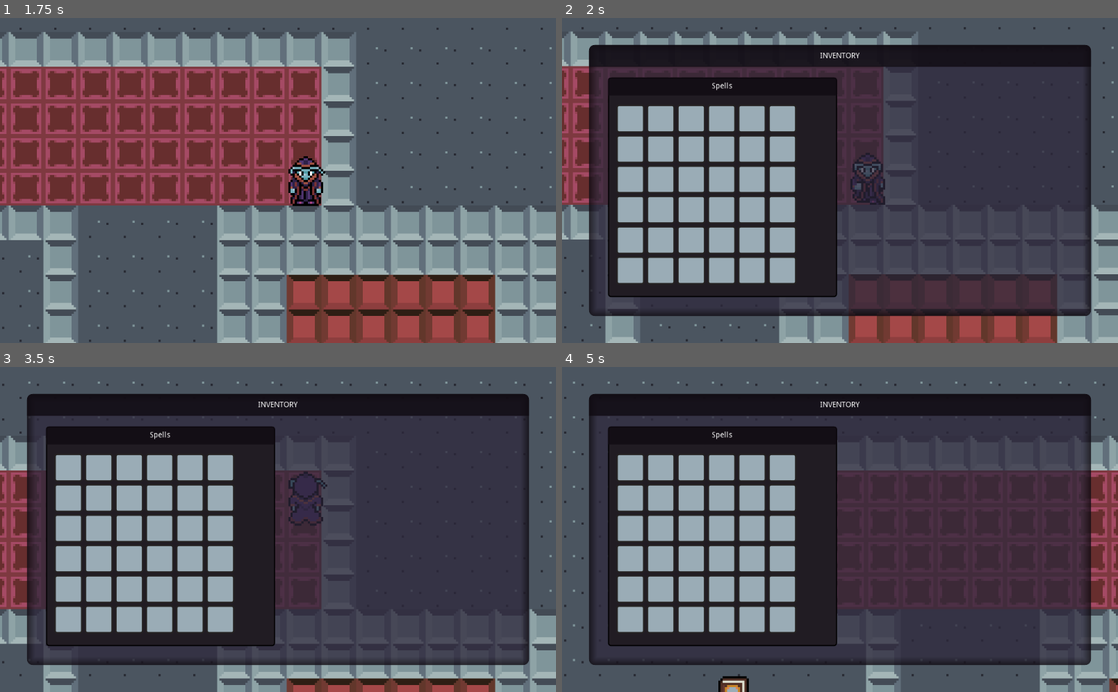
Above: before the commit, frames 1-4 (two rows, left to right).
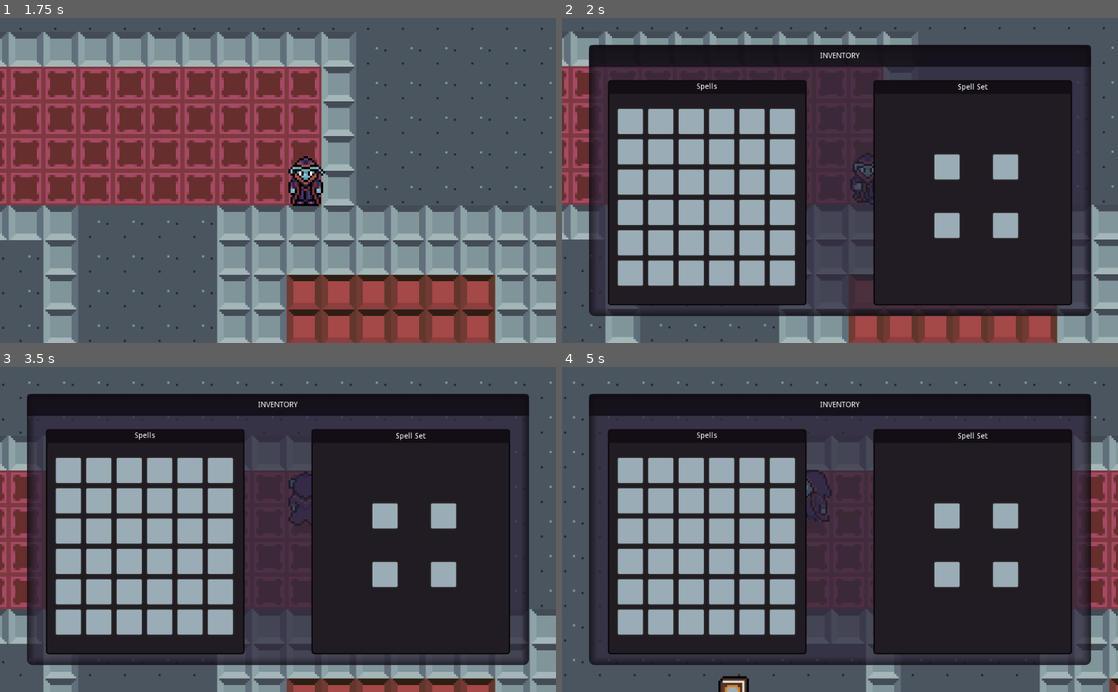
Above: after the commit, the same moments.

Repository: veech/cantation
Game: Godot game, scene res://Scenes/Levels/Example_Level_1.tscn
Same seed, same stepped clock (60 frames per second), same inputs: the game is played once before the commit and once after it.
Inputs (mouse positions are in pixels of both pictures, inside the frame that each line leads up to):
- Up to frame 1 (1.75 s): tap Enter (ui_accept) at 0.5, 1.52, 1.55 s; move the mouse to (400, 164) at 0.52 s; hold D (right) 0.53-1.28 s; hold Enter (ui_accept) 0.53-1.28 s; click (400, 164) at 0.67 s; move the mouse to (166, 196) at 1.27 s; hold S (down) from 1.28 s (still down); tap Up (Attack_A) at 1.35 s; click (166, 196) at 1.42 s
- Up to frame 2 (2 s): keep holding S (down); tap Enter (ui_accept) at 1.82 s
- Up to frame 3 (3.5 s): move the mouse to (333, 458) at 2.02 s; release S (down) at 2.03 s; hold D (right) 2.03-2.78 s; hold Enter (ui_accept) 2.03-2.78 s; click (333, 458) at 2.17 s; move the mouse to (250, 594) at 2.77 s; hold W (up) from 2.78 s (still down); tap Up (Attack_A) at 2.85 s; click (250, 594) at 2.92 s; tap Enter (ui_accept) at 3.02, 3.05, 3.32 s
- Up to frame 4 (5 s): move the mouse to (1006, 578) at 3.52 s; release W (up) at 3.53 s; hold Enter (ui_accept) 3.53-4.28 s; hold A (left) from 3.53 s (still down); click (1006, 578) at 3.67 s; move the mouse to (673, 480) at 4.27 s; tap Up (Attack_A) at 4.35 s; click (673, 480) at 4.42 s; tap Enter (ui_accept) at 4.52, 4.55, 4.82 s

Frame 1 is identical in both runs. In frame 2, 33% of the frame differs, in the area x 4-96%, y 8-89%; in frame 3, 33%; in frame 4, 33%.

Commit message:
added ability to click and move items in inventory

Diff:
--- a/Scenes/Inventory_UI.tscn
+++ b/Scenes/Inventory_UI.tscn
@@ -1,42 +1,16 @@
-[gd_scene load_steps=6 format=2]
-
+[gd_scene load_steps=11 format=2]
+
+[ext_resource path="res://Scripts/Tool_Tip.gd" type="Script" id=1]
 [ext_resource path="res://Scripts/Inventory.gd" type="Script" id=2]
-
-[sub_resource type="StyleBoxFlat" id=1]
-bg_color = Color( 0.176471, 0.152941, 0.231373, 0.733333 )
-border_width_left = 15
-border_width_top = 15
-border_width_right = 15
-border_width_bottom = 15
-border_color = Color( 0.0627451, 0.0431373, 0.0705882, 0.815686 )
-border_blend = true
-corner_radius_top_left = 10
-corner_radius_top_right = 10
-corner_radius_bottom_right = 10
-corner_radius_bottom_left = 10
-
-[sub_resource type="StyleBoxFlat" id=2]
-bg_color = Color( 0.0627451, 0.0431373, 0.0705882, 0.815686 )
-border_color = Color( 0, 0, 0, 1 )
-corner_radius_top_left = 10
-corner_radius_top_right = 10
-
-[sub_resource type="StyleBoxFlat" id=3]
-bg_color = Color( 0.133333, 0.113725, 0.141176, 1 )
-border_width_left = 2
-border_width_top = 2
-border_width_right = 2
-border_width_bottom = 2
-border_color = Color( 0, 0, 0, 1 )
-corner_radius_top_left = 5
-corner_radius_top_right = 5
-corner_radius_bottom_right = 5
-corner_radius_bottom_left = 5
-
-[sub_resource type="StyleBoxFlat" id=4]
-bg_color = Color( 0.0627451, 0.0431373, 0.0705882, 0.815686 )
-corner_radius_top_left = 5
-corner_radius_top_right = 5
+[ext_resource path="res://UI_Styles/Inventory_UI_Style.tres" type="StyleBox" id=3]
+[ext_resource path="res://UI_Styles/Box_Style.tres" type="StyleBox" id=4]
+[ext_resource path="res://UI_Styles/TopBar_StyleI.tres" type="StyleBox" id=5]
+[ext_resource path="res://Scripts/ItemSlot.gd" type="Script" id=6]
+[ext_resource path="res://Scripts/Spells_Set.gd" type="Script" id=7]
+[ext_resource path="res://UI_Styles/ToolTip_Textbox.tres" type="StyleBox" id=8]
+[ext_resource path="res://Assets/Text_Box_Alt.png" type="Texture" id=9]
+
+[sub_resource type="Theme" id=1]
 
 [node name="Inventory_UI" type="CanvasLayer"]
 layer = 0
@@ -48,21 +22,21 @@
 margin_top = 50.0
 margin_right = -50.0
 margin_bottom = -50.0
-custom_styles/panel = SubResource( 1 )
+custom_styles/panel = ExtResource( 3 )
 script = ExtResource( 2 )
 __meta__ = {
 "_edit_use_anchors_": false
 }
 
-[node name="TopBar" type="Panel" parent="Inventory"]
+[node name="Inventory_TopBar" type="Panel" parent="Inventory"]
 anchor_right = 1.0
 margin_bottom = 40.0
-custom_styles/panel = SubResource( 2 )
-__meta__ = {
-"_edit_use_anchors_": false
-}
-
-[node name="Label" type="Label" parent="Inventory/TopBar"]
+custom_styles/panel = ExtResource( 5 )
+__meta__ = {
+"_edit_use_anchors_": false
+}
+
+[node name="Label" type="Label" parent="Inventory/Inventory_TopBar"]
 anchor_right = 1.0
 anchor_bottom = 1.0
 custom_colors/font_color = Color( 1, 1, 1, 1 )
@@ -71,38 +45,164 @@
 valign = 1
 uppercase = true
 
-[node name="SlotsContainer" type="Panel" parent="Inventory"]
-anchor_top = 1.0
-anchor_right = 0.061
-anchor_bottom = 1.0
+[node name="Pack" type="Panel" parent="Inventory"]
 margin_left = 35.0
-margin_top = -440.0
+margin_top = 65.0
 margin_right = 400.0
-margin_bottom = -35.0
-custom_styles/panel = SubResource( 3 )
-__meta__ = {
-"_edit_use_anchors_": false
-}
-
-[node name="Slots" type="GridContainer" parent="Inventory/SlotsContainer"]
+margin_bottom = 480.0
+custom_styles/panel = ExtResource( 4 )
+__meta__ = {
+"_edit_use_anchors_": false
+}
+
+[node name="Slots" type="GridContainer" parent="Inventory/Pack"]
 margin_left = 15.0
 margin_top = 50.0
 margin_right = 15.0
 margin_bottom = 35.0
 columns = 6
 
-[node name="TopBar" type="Panel" parent="Inventory/SlotsContainer"]
-anchor_right = 1.0
-anchor_bottom = 0.081
+[node name="TopBar" type="Panel" parent="Inventory/Pack"]
+anchor_right = 1.0
+margin_bottom = 25.0
 size_flags_horizontal = 9
-custom_styles/panel = SubResource( 4 )
-__meta__ = {
-"_edit_use_anchors_": false
-}
-
-[node name="Label" type="Label" parent="Inventory/SlotsContainer/TopBar"]
+custom_styles/panel = ExtResource( 5 )
+__meta__ = {
+"_edit_use_anchors_": false
+}
+
+[node name="Label" type="Label" parent="Inventory/Pack/TopBar"]
 anchor_right = 1.0
 anchor_bottom = 1.0
 text = "Spells"
 align = 1
 valign = 1
+
+[node name="Spells_Set" type="Panel" parent="Inventory"]
+anchor_left = 1.0
+anchor_right = 1.0
+margin_left = -400.0
+margin_top = 65.0
+margin_right = -35.0
+margin_bottom = 480.0
+custom_styles/panel = ExtResource( 4 )
+script = ExtResource( 7 )
+__meta__ = {
+"_edit_use_anchors_": false
+}
+
+[node name="Spell_Slots" type="NinePatchRect" parent="Inventory/Spells_Set"]
+anchor_left = 0.5
+anchor_top = 0.5
+anchor_right = 0.5
+anchor_bottom = 0.5
+margin_left = -74.0
+margin_top = -74.0
+margin_right = 74.0
+margin_bottom = 74.0
+__meta__ = {
+"_edit_use_anchors_": false
+}
+
+[node name="Spell_A" type="Panel" parent="Inventory/Spells_Set/Spell_Slots"]
+margin_right = 40.0
+margin_bottom = 40.0
+script = ExtResource( 6 )
+__meta__ = {
+"_edit_use_anchors_": false
+}
+
+[node name="Spell_B" type="Panel" parent="Inventory/Spells_Set/Spell_Slots"]
+anchor_left = 1.0
+anchor_right = 1.0
+margin_left = -40.0
+margin_bottom = 40.0
+script = ExtResource( 6 )
+
+[node name="Spell_C" type="Panel" parent="Inventory/Spells_Set/Spell_Slots"]
+anchor_top = 1.0
+anchor_bottom = 1.0
+margin_top = -40.0
+margin_right = 40.0
+script = ExtResource( 6 )
+
+[node name="Spell_D" type="Panel" parent="Inventory/Spells_Set/Spell_Slots"]
+anchor_left = 1.0
+anchor_top = 1.0
+anchor_right = 1.0
+anchor_bottom = 1.0
+margin_left = -40.0
+margin_top = -40.0
+script = ExtResource( 6 )
+
+[node name="Panel" type="Panel" parent="Inventory/Spells_Set"]
+anchor_right = 1.0
+margin_bottom = 25.0
+custom_styles/panel = ExtResource( 5 )
+
+[node name="Label" type="Label" parent="Inventory/Spells_Set/Panel"]
+anchor_left = 0.5
+anchor_top = 0.5
+anchor_right = 0.5
+anchor_bottom = 0.5
+margin_left = -27.5
+margin_top = -7.0
+margin_right = 27.5
+margin_bottom = 7.0
+text = "Spell Set"
+align = 1
+valign = 1
+
+[node name="Tool_Tip" type="NinePatchRect" parent="."]
+visible = false
+margin_left = 535.0
+margin_top = 235.0
+margin_right = 663.0
+margin_bottom = 400.0
+theme = SubResource( 1 )
+texture = ExtResource( 9 )
+patch_margin_left = 4
+patch_margin_top = 4
+patch_margin_right = 4
+patch_margin_bottom = 4
+script = ExtResource( 1 )
+__meta__ = {
+"_edit_use_anchors_": false
+}
+
+[node name="Element" type="Label" parent="Tool_Tip"]
+anchor_left = 0.5
+anchor_right = 0.5
+margin_left = -48.0
+margin_top = 5.0
+margin_right = 48.0
+margin_bottom = 20.0
+custom_styles/normal = ExtResource( 8 )
+
+[node name="Damage" type="Label" parent="Tool_Tip"]
+anchor_left = 0.5
+anchor_right = 0.5
+margin_left = -48.0
+margin_top = 25.0
+margin_right = 48.0
+margin_bottom = 35.0
+custom_styles/normal = ExtResource( 8 )
+
+[node name="Range" type="Label" parent="Tool_Tip"]
+anchor_left = 0.5
+anchor_right = 0.5
+margin_left = -48.0
+margin_top = 45.0
+margin_right = 48.0
+margin_bottom = 60.0
+custom_styles/normal = ExtResource( 8 )
+
+[node name="Speed" type="Label" parent="Tool_Tip"]
+anchor_left = 0.5
+anchor_right = 0.5
+margin_left = -48.0
+margin_top = 65.0
+margin_right = 48.0
+margin_bottom = 80.0
+rect_scale = Vector2( 1, 1.00914 )
+custom_styles/normal = ExtResource( 8 )
--- a/Scenes/Spellbook.tscn
+++ b/Scenes/Spellbook.tscn
@@ -12,7 +12,7 @@
 [node name="Sprite" type="Sprite" parent="."]
 texture = ExtResource( 1 )
 region_enabled = true
-region_rect = Rect2( 64, 0, 16, 16 )
+region_rect = Rect2( 0, 0, 16, 16 )
 
 [node name="CollisionShape2D" type="CollisionShape2D" parent="."]
 shape = SubResource( 1 )
--- a/Scripts/Inventory.gd
+++ b/Scripts/Inventory.gd
@@ -6,22 +6,94 @@
 
 const ItemSlotClass = preload("res://Scripts/ItemSlot.gd")
 const ItemClass = preload("res://Scripts/Item.gd")
+const ToolTipClass = preload("res://Scripts/Tool_Tip.gd")
 
 const MAX_SLOTS = 36
 
 var slotList = Array()
 
+var holding_item = null
+var item_offset = Vector2(0, 0)
+
+onready var tooltip = get_node("../Tool_Tip")
+onready var spell_set = get_node("../Inventory/Spells_Set")
+
 func _ready():
 	set_visible(false)
-	var slots = get_node("SlotsContainer/Slots")
+	var slots = get_node("Pack/Slots")
 	for _i in range(MAX_SLOTS):
 		var slot = ItemSlotClass.new()
+		slot.connect("mouse_entered", self, "mouse_enter_slot", [slot]);
+		slot.connect("mouse_exited", self, "mouse_exit_slot", [slot]);
+		slot.connect("gui_input", self, "slot_gui_input", [slot]);
 		slotList.append(slot)
 		slots.add_child(slot)
 
-func _input(event):
+	for i in range(4):
+		var spell_slot = spell_set.slots[i]
+		if spell_slot:
+			spell_slot.slot_type = Global.SlotType.SLOT_DAMAGE_SPELL
+			spell_slot.connect("mouse_entered", self, "mouse_enter_slot", [spell_slot]);
+			spell_slot.connect("mouse_exited", self, "mouse_exit_slot", [spell_slot]);
+			spell_slot.connect("gui_input", self, "slot_gui_input", [spell_slot]);
+
+
+func slot_gui_input(event: InputEvent, slot: ItemSlotClass):
+	if event is InputEventMouseButton:
+		if event.button_index == BUTTON_LEFT && event.pressed:
+			if holding_item:
+				print("Already holding item!")
+				if slot.slot_type != Global.SlotType.SLOT_DEFAULT:
+					print("not a default slot")
+					if can_equip(holding_item, slot):
+						print("Can equip")
+						if !slot.item:
+							slot.put_item(holding_item)
+							holding_item = null
+						else:
+							var temp_item = slot.item
+							slot.pick_item()
+							temp_item.rect_global_position = event.global_position - item_offset
+							slot.put_item(holding_item)
+							holding_item = temp_item
+				elif slot.item:
+					var temp_item = slot.item
+					slot.pick_item()
+					temp_item.rect_global_position = event.global_position - item_offset
+					slot.put_item(holding_item)
+					holding_item = temp_item
+				else:
+					slot.put_item(holding_item)
+					holding_item = null
+
+
+			elif slot.item:
+				holding_item = slot.item
+				item_offset = event.global_position - holding_item.rect_global_position
+				slot.pick_item()
+				print("event happened at: ", event.global_position)
+				holding_item.rect_global_position = event.global_position - item_offset
+				print("Item placed at: ", holding_item.rect_global_position)
+
+
+func mouse_enter_slot(_slot : ItemSlotClass):
+	if _slot.item:
+		tooltip.display_tip(_slot.item, get_global_mouse_position())
+
+func mouse_exit_slot(_slot : ItemSlotClass):
+	if tooltip.visible:
+		tooltip.hide()
+
+func _input(event: InputEvent):
 	if event.is_action_pressed("ui_accept"):
 		toggle_visibility()
+		tooltip.hide()
+	elif event is InputEventMouseMotion && holding_item && holding_item.picked:
+		holding_item.rect_global_position = event.global_position - item_offset
+
+	if event is InputEventMouseButton:
+		print("Viewport position of click: ", get_viewport().get_mouse_position())
+		print("Click occurred at global position: ", event.global_position)
 
 func toggle_visibility():
 	if is_visible():
@@ -39,3 +111,10 @@
 	var slot = get_free_slot()
 	if slot:
 		slot.set_item(ItemClass.new(attributes, null, Global.item_images[attributes.element]))
+
+func can_equip(item, slot):
+	print("Can equip??")
+	return item.attributes.slot_type == slot.slot_type
+
+func pick_item(slot, event):
+	pass
--- a/Scripts/Item.gd
+++ b/Scripts/Item.gd
@@ -8,7 +8,18 @@
 var attributes
 var item_slot
 
+var picked = false
+
 func _init(attributes, item_slot, icon_texture):
 	self.attributes = attributes
 	texture = icon_texture
 	self.item_slot = item_slot
+
+func pick_item():
+	mouse_filter = Control.MOUSE_FILTER_IGNORE
+	picked = true
+
+func put_item():
+	rect_position = Vector2(0, 0)
+	mouse_filter = Control.MOUSE_FILTER_PASS
+	picked = false
--- a/Scripts/ItemSlot.gd
+++ b/Scripts/ItemSlot.gd
@@ -1,11 +1,13 @@
 extends Panel
 
+export(Global.SlotType) var slot_type = Global.SlotType.SLOT_DEFAULT
 
 var slotIndex
 var item = null
 var style
 
 func _init():
+
 	rect_min_size = Vector2(52, 52)
 	style = StyleBoxFlat.new()
 	refreshColors()
@@ -20,7 +22,18 @@
 	item.item_slot = self
 	item.set_size(Vector2(64, 64))
 
+func pick_item():
+	item.pick_item()
+	remove_child(item)
+	Inventory_UI.add_child(item)
+	item = null
 
+func put_item(new_item):
+	item = new_item
+	item.item_slot = self
+	item.put_item()
+	Inventory_UI.remove_child(item)
+	add_child(item)
 
 func refreshColors():
 	style.bg_color = Color("#9badb7")
--- a/Scripts/Player.gd
+++ b/Scripts/Player.gd
@@ -67,6 +67,8 @@
 		print(facing_direction)
 		cast_spell(facing_direction, transform)
 
+
+
 	#The spell attributes should probably be passed into this function
 func cast_spell(direction, spawn_location):
 	print("Player at: ", transform)
--- a/Scripts/Spellbook.gd
+++ b/Scripts/Spellbook.gd
@@ -18,6 +18,7 @@
 class Attributes:
 	var slot_type = Global.SlotType.SLOT_DAMAGE_SPELL
 	var element
+	var element_string
 	var damage
 	var elemental_damage
 	var projectile_range
@@ -33,6 +34,17 @@
 		self.projectile_range = randi() % 20 + 10
 		self.projectile_speed = randi() % 30 + 15
 		self.burst_radius = randi() % 5
+
+		if self.element == Global.ELEMENTS.NONELEMENTAL:
+			self.element_string = "non-elemental"
+		elif self.element == Global.ELEMENTS.EARTH:
+			self.element_string = "Earth"
+		elif self.element == Global.ELEMENTS.FIRE:
+			self.element_string = "Fire"
+		elif self.element == Global.ELEMENTS.WIND:
+			self.element_string = "Wind"
+		elif self.element == Global.ELEMENTS.WATER:
+			self.element_string = "Water"
 
 	func print_attributes():
 		print("element: ", self.element)
--- /dev/null
+++ b/Scripts/Spells_Set.gd
@@ -0,0 +1,13 @@
+extends Panel
+
+
+var slots = Array()
+
+export(Global.SlotType) var slot_type = Global.SlotType.SLOT_DAMAGE_SPELL
+
+func _ready():
+	slots.resize(6)
+	slots.push_front(get_node("Spell_Slots/Spell_A"))
+	slots.push_front(get_node("Spell_Slots/Spell_B"))
+	slots.push_front(get_node("Spell_Slots/Spell_C"))
+	slots.push_front(get_node("Spell_Slots/Spell_D"))
--- /dev/null
+++ b/Scripts/Tool_Tip.gd
@@ -0,0 +1,18 @@
+extends NinePatchRect
+
+const Item_Class = preload("res://Scripts/Item.gd")
+
+onready var element = get_node("Element")
+onready var damage = get_node("Damage")
+onready var attack_range = get_node("Range")
+onready var speed = get_node("Speed")
+
+func display_tip(_item: Item_Class, mouse_pos: Vector2):
+	visible = true
+	element.set_text(_item.attributes.element_string)
+	damage.set_text("Damage: %d" % _item.attributes.damage) #, _item.attributes.elemental_damage)
+	attack_range.set_text("Range: %d" % _item.attributes.projectile_range)
+	speed.set_text("Speed: %d" % _item.attributes.projectile_speed)
+
+	rect_size = Vector2(128, 256)
+	rect_global_position = Vector2(mouse_pos.x + 5, mouse_pos.y + 5)
--- /dev/null
+++ b/UI_Styles/Box_Style.tres
@@ -0,0 +1,13 @@
+[gd_resource type="StyleBoxFlat" format=2]
+
+[resource]
+bg_color = Color( 0.133333, 0.113725, 0.141176, 1 )
+border_width_left = 2
+border_width_top = 2
+border_width_right = 2
+border_width_bottom = 2
+border_color = Color( 0, 0, 0, 1 )
+corner_radius_top_left = 5
+corner_radius_top_right = 5
+corner_radius_bottom_right = 5
+corner_radius_bottom_left = 5
--- /dev/null
+++ b/UI_Styles/Inventory_UI_Style.tres
@@ -0,0 +1,14 @@
+[gd_resource type="StyleBoxFlat" format=2]
+
+[resource]
+bg_color = Color( 0.176471, 0.152941, 0.231373, 0.733333 )
+border_width_left = 15
+border_width_top = 15
+border_width_right = 15
+border_width_bottom = 15
+border_color = Color( 0.0627451, 0.0431373, 0.0705882, 0.815686 )
+border_blend = true
+corner_radius_top_left = 10
+corner_radius_top_right = 10
+corner_radius_bottom_right = 10
+corner_radius_bottom_left = 10
--- /dev/null
+++ b/UI_Styles/ToolTip_Textbox.tres
@@ -0,0 +1,8 @@
+[gd_resource type="StyleBoxFlat" format=2]
+
+[resource]
+bg_color = Color( 0.219608, 0.172549, 0.145098, 1 )
+corner_radius_top_left = 2
+corner_radius_top_right = 2
+corner_radius_bottom_right = 2
+corner_radius_bottom_left = 2
--- /dev/null
+++ b/UI_Styles/TopBar_StyleI.tres
@@ -0,0 +1,6 @@
+[gd_resource type="StyleBoxFlat" format=2]
+
+[resource]
+bg_color = Color( 0.0627451, 0.0431373, 0.0705882, 0.815686 )
+corner_radius_top_left = 5
+corner_radius_top_right = 5
Binary file added: Assets/Text_Box.png
Not shown, added: Assets/Text_Box.png.import
Binary file added: Assets/Text_Box_Alt.png
Not shown, added: Assets/Text_Box_Alt.png.import
